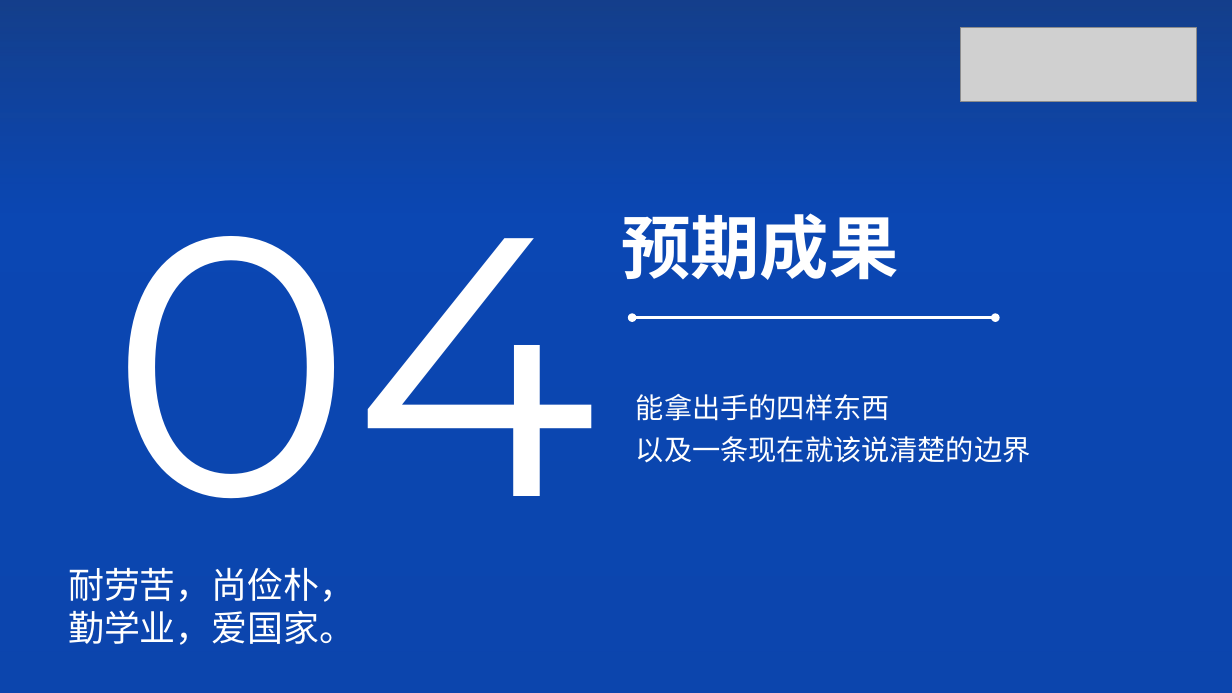
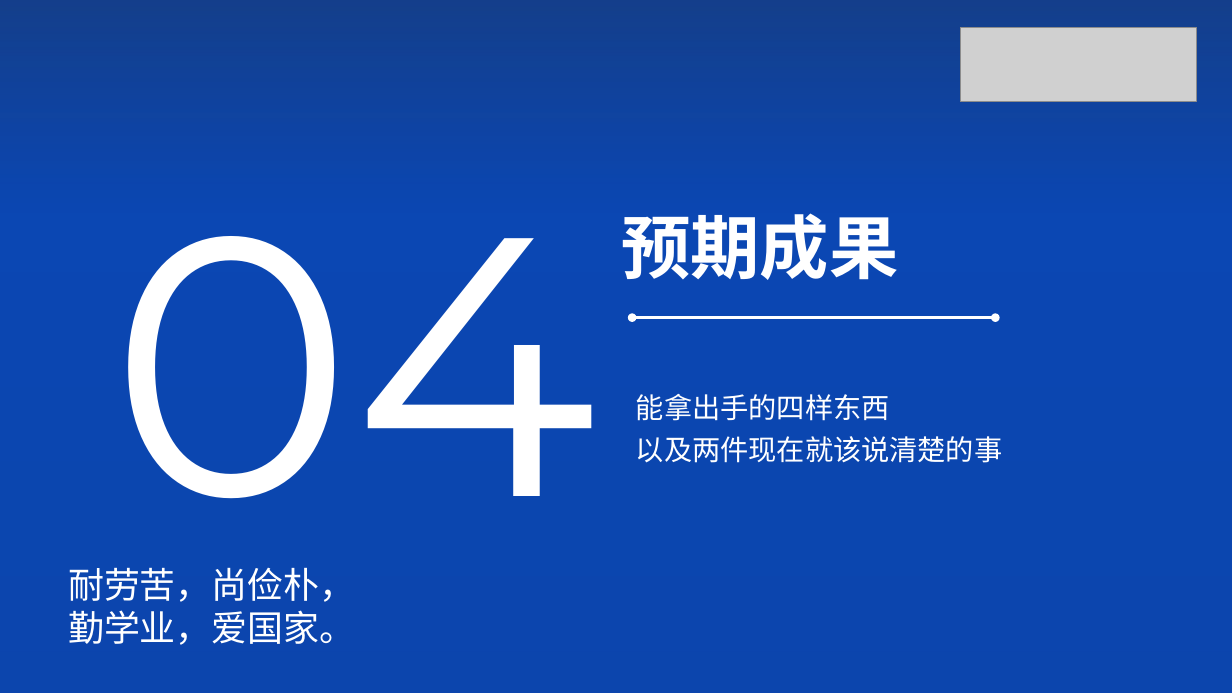
Before and after one commit to peach-ai280/srtp-tiny-detect-car, a slide deck: slide 16 of docs/01_立项/立项答辩_20261020.pptx. Drawn at 1232x693 pixels with LibreOffice and Linux fonts; fonts in the diff are those of the drawing; grey boxes stand for pictures; background and template pictures are left out; a plain dark background stands for a picture behind light text. Boxes give left, top, right and bottom in pixels: in the first picture for what was removed or moved away, otherwise in the second. Text is boxed around its words. In the diff, an @@ line names an element or a change of style, - is before the commit and + after.

```diff
--- a/docs/01_立项/立项答辩_20261020.pptx
+++ b/docs/01_立项/立项答辩_20261020.pptx
@@ text at (636,394,1002,463): text changed @@
-能拿出手的四样东西
-以及一条现在就该说清楚的边界
+能拿出手的四样东西
+以及两件现在就该说清楚的事
```
Also in this commit, not shown: 13 other slides changed, 1 slide added, 2 other files.
